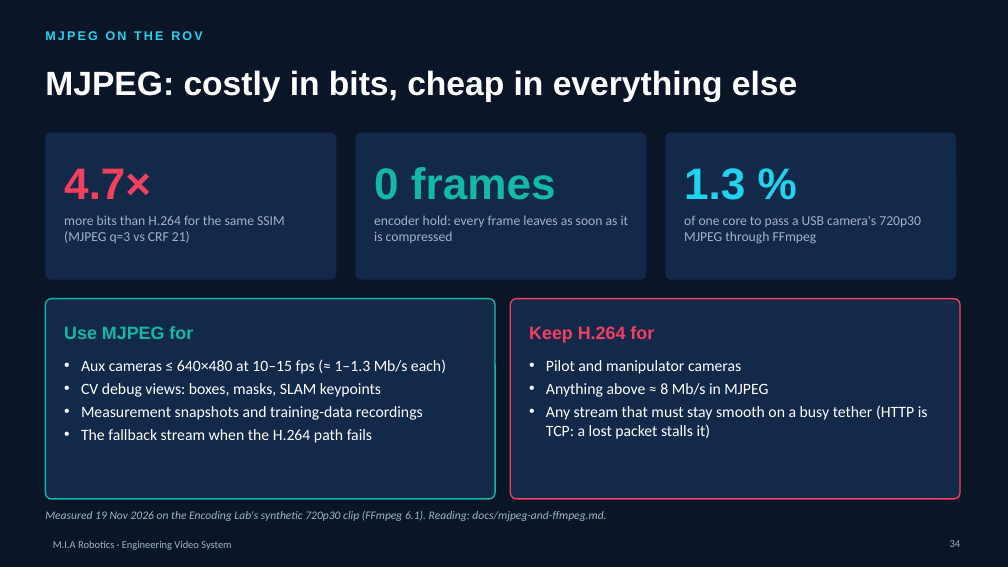
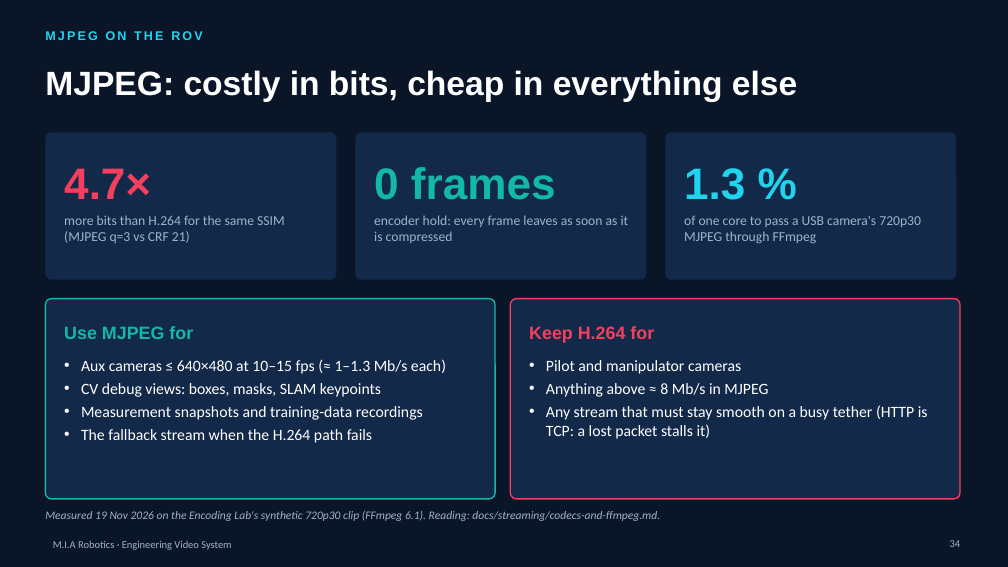
Before and after one commit to YoussefAbbas2001/video-streaming, a slide deck: slide 34 of presentation/MIA_Video_Streaming.pptx. Drawn at 1008x567 pixels with LibreOffice and Linux fonts; fonts in the diff are those of the drawing; background and template pictures are left out. Boxes give left, top, right and bottom in pixels: in the first picture for what was removed or moved away, otherwise in the second. Text is boxed around its words. In the diff, an @@ line names an element or a change of style, - is before the commit and + after.

```diff
--- a/presentation/MIA_Video_Streaming.pptx
+++ b/presentation/MIA_Video_Streaming.pptx
@@ text at [45, 511, 660, 521]: text changed @@
-Measured 19 Nov 2026 on the Encoding Lab's synthetic 720p30 clip (FFmpeg 6.1). Reading: docs/mjpeg-and-ffmpeg.md.
+Measured 19 Nov 2026 on the Encoding Lab's synthetic 720p30 clip (FFmpeg 6.1). Reading: docs/streaming/codecs-and-ffmpeg.md.
```
Also in this commit, not shown: 1 other slide changed, 7 slides added, 1 slide removed, 38 other files.
